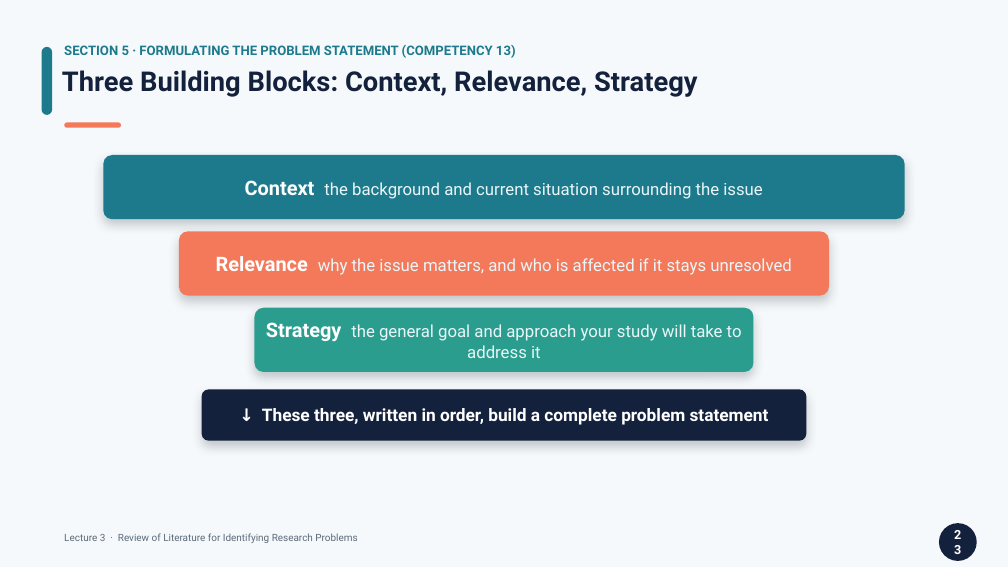
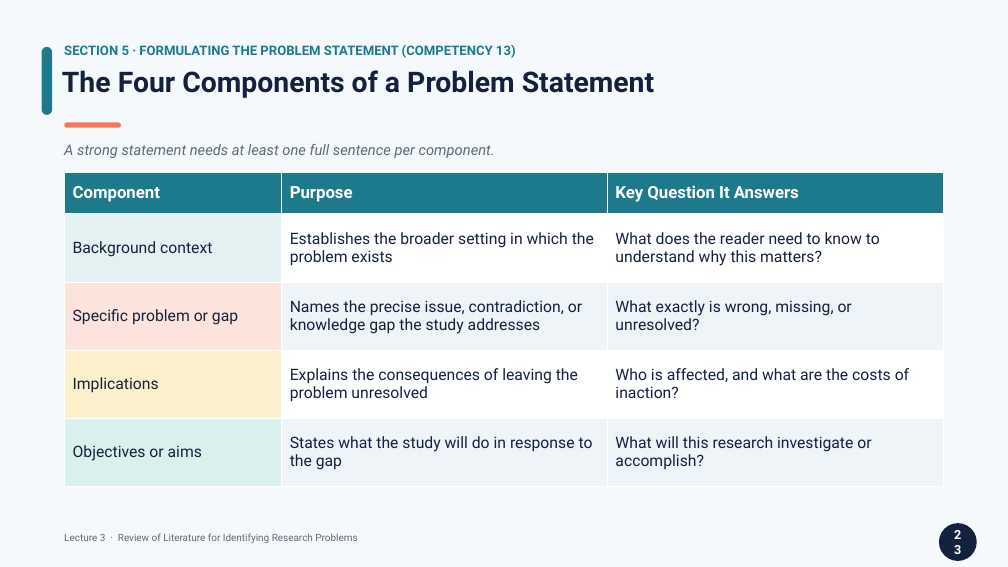
Before and after one commit to lestojas/physics, a slide deck: slide 23 of Lecture3-Review-of-Literature.pptx. Drawn at 1008x567 pixels with LibreOffice and Linux fonts; fonts in the diff are those of the drawing. Boxes give left, top, right and bottom in pixels: in the first picture for what was removed or moved away, otherwise in the second. Text is boxed around its words. In the diff, an @@ line names an element or a change of style, - is before the commit and + after.

```diff
--- a/Lecture3-Review-of-Literature.pptx
+++ b/Lecture3-Review-of-Literature.pptx
@@ text at (x1=62, y1=70, x2=654, y2=98): text changed; size 26 to 27 pt @@
-Three Building Blocks: Context, Relevance, Strategy
+The Four Components of a Problem Statement
@@ text added at (x1=64, y1=144, x2=495, y2=158), 14 pt, text #5B6B7B, italic @@
+A strong statement needs at least one full sentence per component.
@@ table added at (x1=64, y1=172, x2=944, y2=486), 5 rows, 3 columns @@
+Component | Purpose | Key Question It Answers
+Background context | Establishes the broader setting in which the problem exists | What does the reader need to know to understand why this matters?
+Specific problem or gap | Names the precise issue, contradiction, or knowledge gap the study addresses | What exactly is wrong, missing, or unresolved?
+Implications | Explains the consequences of leaving the problem unresolved | Who is affected, and what are the costs of inaction?
+Objectives or aims | States what the study will do in response to the gap | What will this research investigate or accomplish?
@@ rounded rectangle removed at (x1=104, y1=155, x2=905, y2=219) @@
-Context the background and current situation surrounding the issue
@@ rounded rectangle removed at (x1=179, y1=231, x2=830, y2=296) @@
-Relevance why the issue matters, and who is affected if it stays unresolved
@@ rounded rectangle removed at (x1=255, y1=308, x2=754, y2=372) @@
-Strategy the general goal and approach your study will take to address it
@@ rounded rectangle removed at (x1=202, y1=389, x2=807, y2=441) @@
-↓ These three, written in order, build a complete problem statement
```
Also in this commit, not shown: 3 other slides changed, 1 other file.
